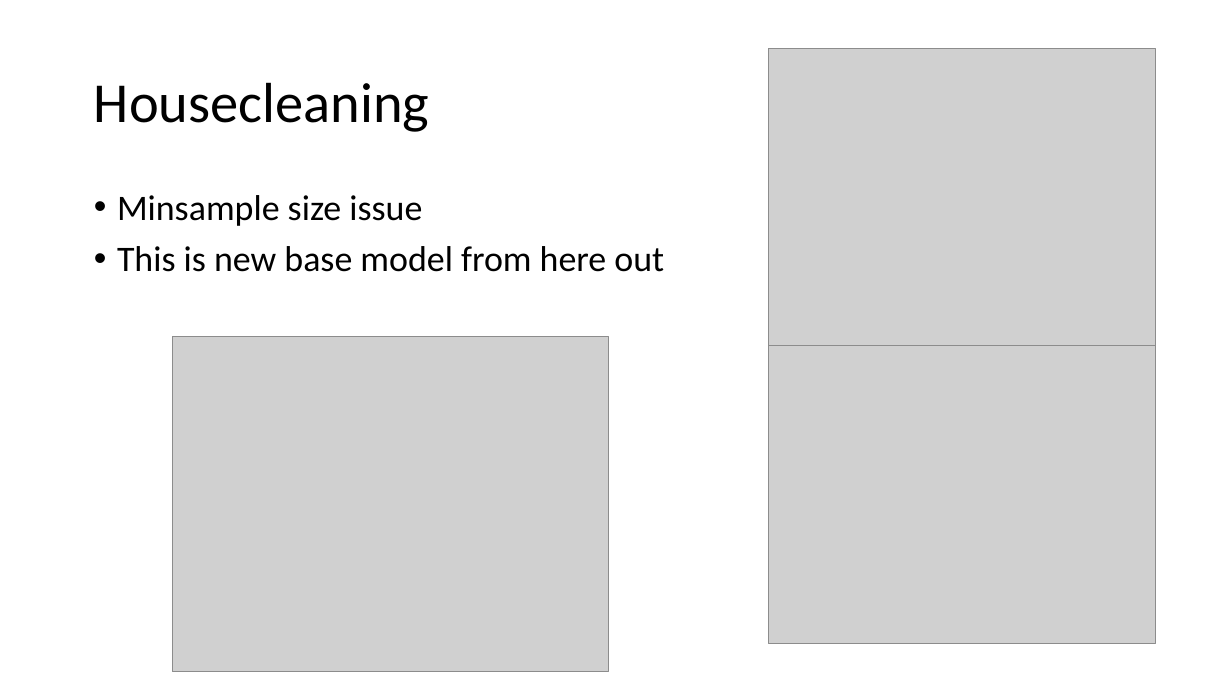
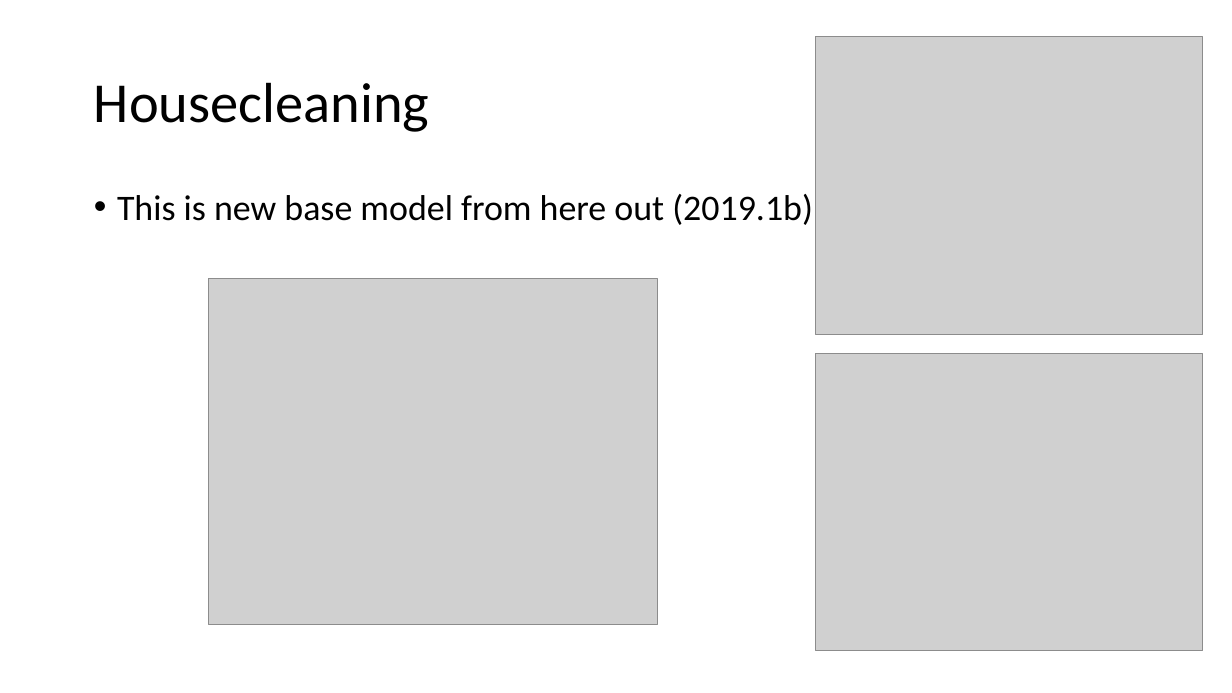
Before and after one commit to pete-hulson/goa_pcod, a slide deck: slide 4 of 2023/presentation/goa_pcod_sept23.pptx. Drawn at 1232x693 pixels with LibreOffice and Linux fonts; fonts in the diff are those of the drawing; grey boxes stand for pictures. Boxes give left, top, right and bottom in pixels: in the first picture for what was removed or moved away, otherwise in the second. Text is boxed around its words. In the diff, an @@ line names an element or a change of style, - is before the commit and + after.

Commit message:
work on presentation, add new base model with only llq env link

```diff
--- a/2023/presentation/goa_pcod_sept23.pptx
+++ b/2023/presentation/goa_pcod_sept23.pptx
@@ picture: place and size @@
-picture at [769, 48, 1156, 346]
+picture at [816, 37, 1203, 335]
@@ text at [117, 194, 813, 225]: text changed @@
-• Minsample size issue
-• This is new base model from here out
+• This is new base model from here out (2019.1b)
@@ picture: place and size @@
-picture at [172, 336, 608, 672]
+picture at [208, 278, 657, 624]
@@ picture: place and size @@
-picture at [769, 346, 1156, 643]
+picture at [816, 353, 1203, 651]
```
Also in this commit, not shown: 3 other slides changed, 2 slides added, 10 other files.
